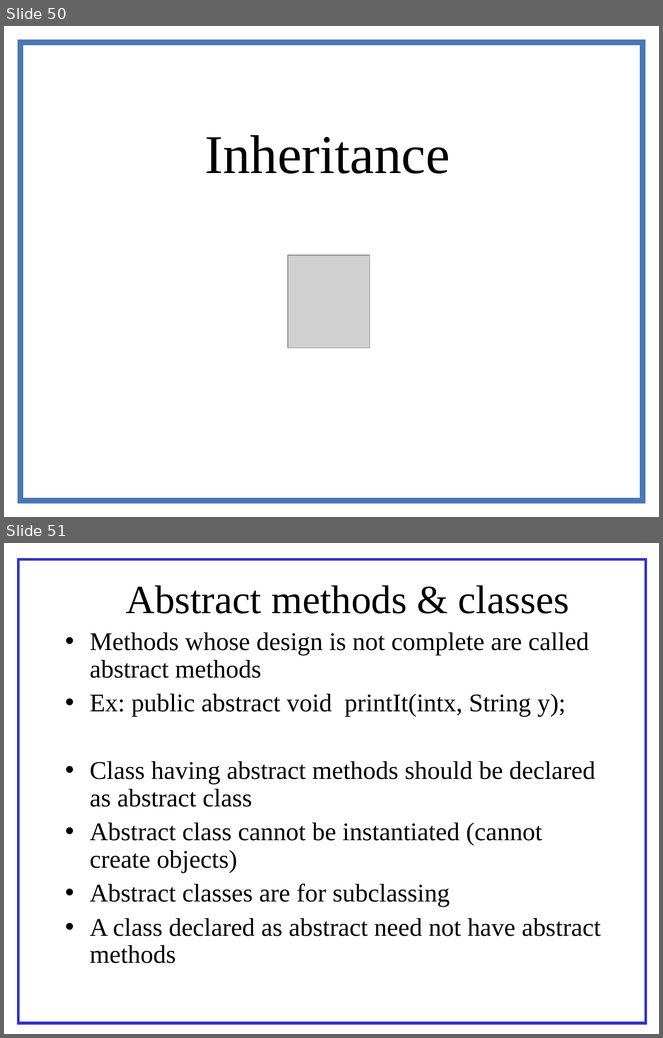
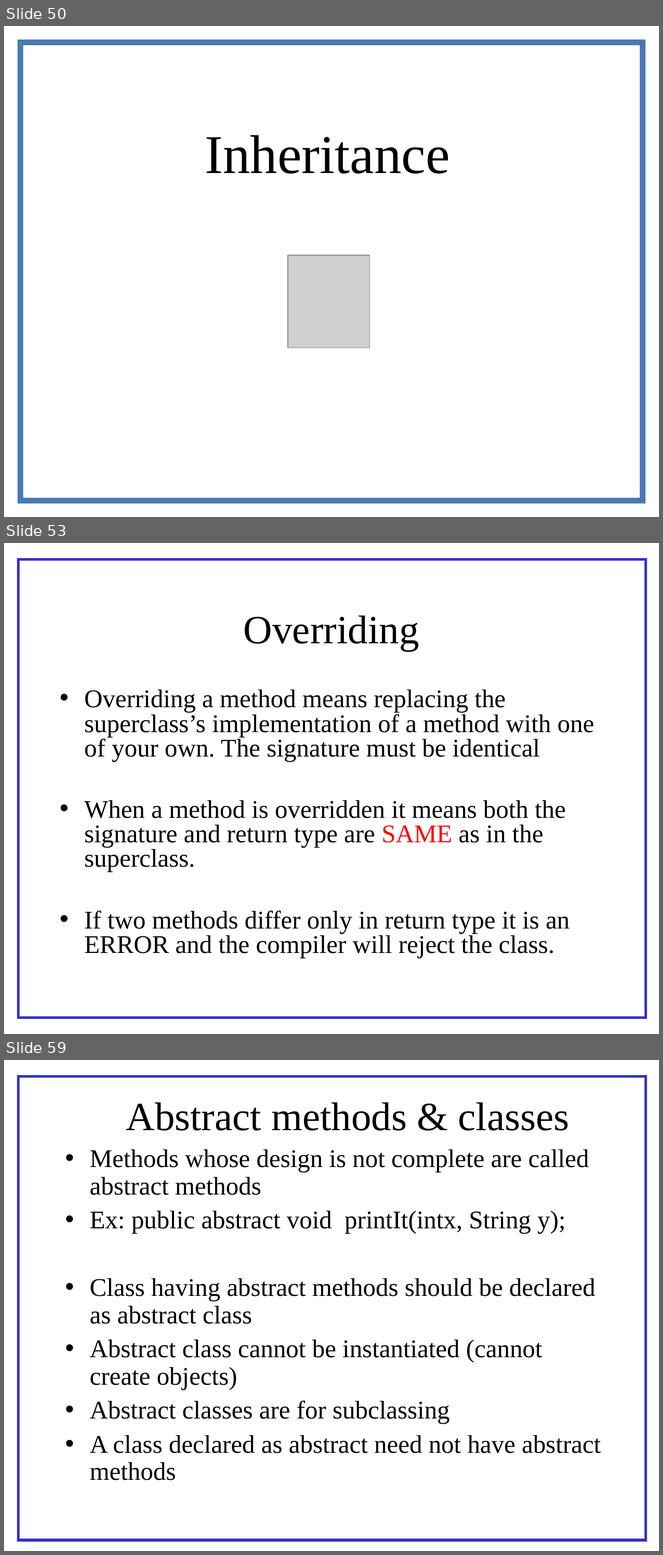
Before and after one commit to AvinashDhulipudi/hsbc, a slide deck: Java.ppt. Shown one above the other, each under a label of ours: slides 50 and 51 before the commit, slides 50, 53 and 59 after it; the slides between them are not shown. The pictures are 663x1038 and 663x1555 pixels, drawn with LibreOffice and Linux fonts; fonts in the diff are those of the drawing; grey boxes stand for pictures. Boxes give left, top, right and bottom in pixels: in the first picture for what was removed or moved away, otherwise in the second. Text is boxed around its words. In the diff, an @@ line names an element or a change of style, - is before the commit and + after.

```diff
--- a/Java.ppt
+++ b/Java.ppt
@@ slide 53 added at <box>4,543,659,1034</box>, background #FFFFFF @@
@@ rectangle added at <box>19,560,646,1018</box>, fill #FFFFFF, outline #3333CC 3 pt @@
@@ title added at <box>244,615,419,651</box>, 44 pt, text #000000 @@
+Overriding
@@ text added at <box>84,690,595,958</box>, 28 pt, text #000000 @@
+• Overriding a method means replacing the superclass’s implementation of a method with one of your own. The signature must be identical
+• When a method is overridden it means both the signature and return type are SAME as in the superclass.
+• If two methods differ only in return type it is an ERROR and the compiler will reject the class.
@@ what was slide 51 is now slide 59 @@
```
Also in this commit, not shown: 1 slide changed, 7 other slides added.
